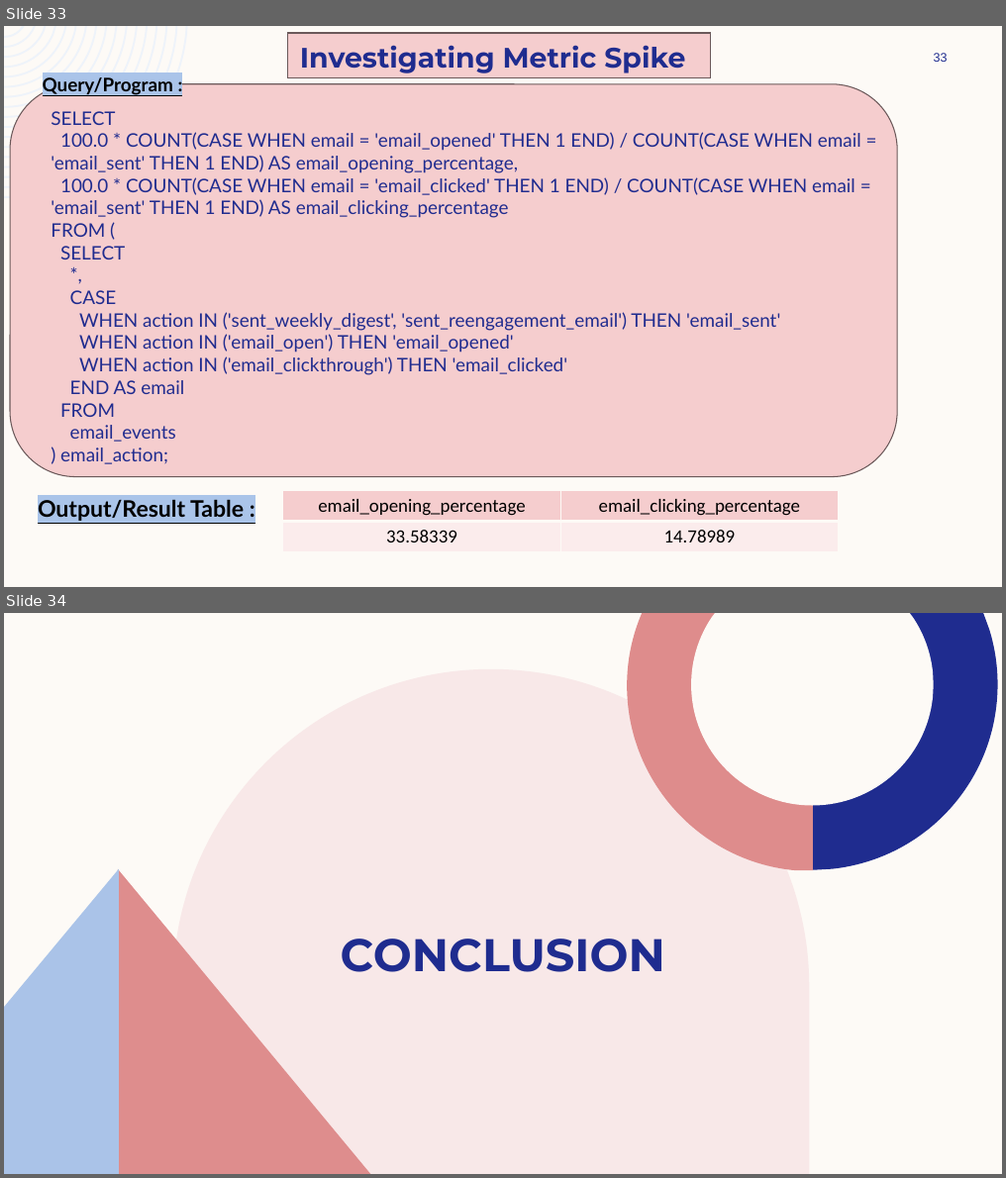
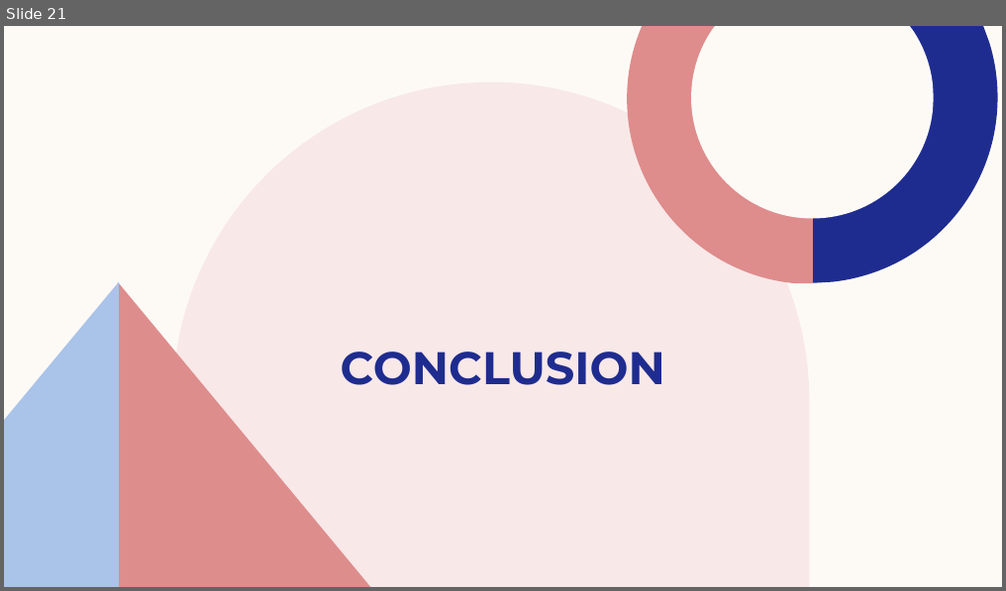
Before and after one commit to ShindeYash/Hiring_Process_Analytics, a slide deck: Report - Hiring_Process_Analytics.pptx. Shown one above the other, each under a label of ours: slides 33 and 34 before the commit, slide 21 after it. The pictures are 1006x1178 and 1006x591 pixels, drawn with LibreOffice and Linux fonts; fonts in the diff are those of the drawing. Boxes give left, top, right and bottom in pixels: in the first picture for what was removed or moved away, otherwise in the second. Text is boxed around its words. In the diff, an @@ line names an element or a change of style, - is before the commit and + after.

```diff
--- a/Report - Hiring_Process_Analytics.pptx
+++ b/Report - Hiring_Process_Analytics.pptx
@@ slide 33 removed at (4, 26, 1002, 587), background #FDFAF6 @@
@@ freeform shape removed at (4, 26, 187, 198) @@
@@ rectangle removed at (288, 33, 711, 77) @@
@@ text removed at (300, 45, 685, 74) @@
-Investigating Metric Spike
@@ page number removed at (934, 53, 947, 62) @@
-33
@@ rounded rectangle removed at (10, 84, 897, 477) @@
@@ text removed at (43, 77, 173, 95) @@
-Query/Program :
@@ text removed at (51, 111, 861, 465) @@
-SELECT
-100.0 * COUNT(CASE WHEN email = 'email_opened' THEN 1 END) / COUNT(CASE WHEN email = 'email_sent' THEN 1 END) AS email_opening_percentage,
-100.0 * COUNT(CASE WHEN email = 'email_clicked' THEN 1 END) / COUNT(CASE WHEN email = 'email_sent' THEN 1 END) AS email_clicking_percentage
-FROM (
-SELECT
-*,
-CASE
-WHEN action IN ('sent_weekly_digest', 'sent_reengagement_email') THEN 'email_sent'
-WHEN action IN ('email_open') THEN 'email_opened'
-WHEN action IN ('email_clickthrough') THEN 'email_clicked'
-END AS email
-FROM
-email_events
-) email_action;
@@ text removed at (38, 499, 244, 521) @@
-Output/Result Table :
@@ table removed at (283, 491, 839, 552), 2 rows, 2 columns @@
-email_opening_percentage | email_clicking_percentage
-33.58339 | 14.78989
@@ what was slide 34 is now slide 21 @@
```
Also in this commit, not shown: 2 slides changed, 5 slides added, 17 other slides removed, 1 other file.
